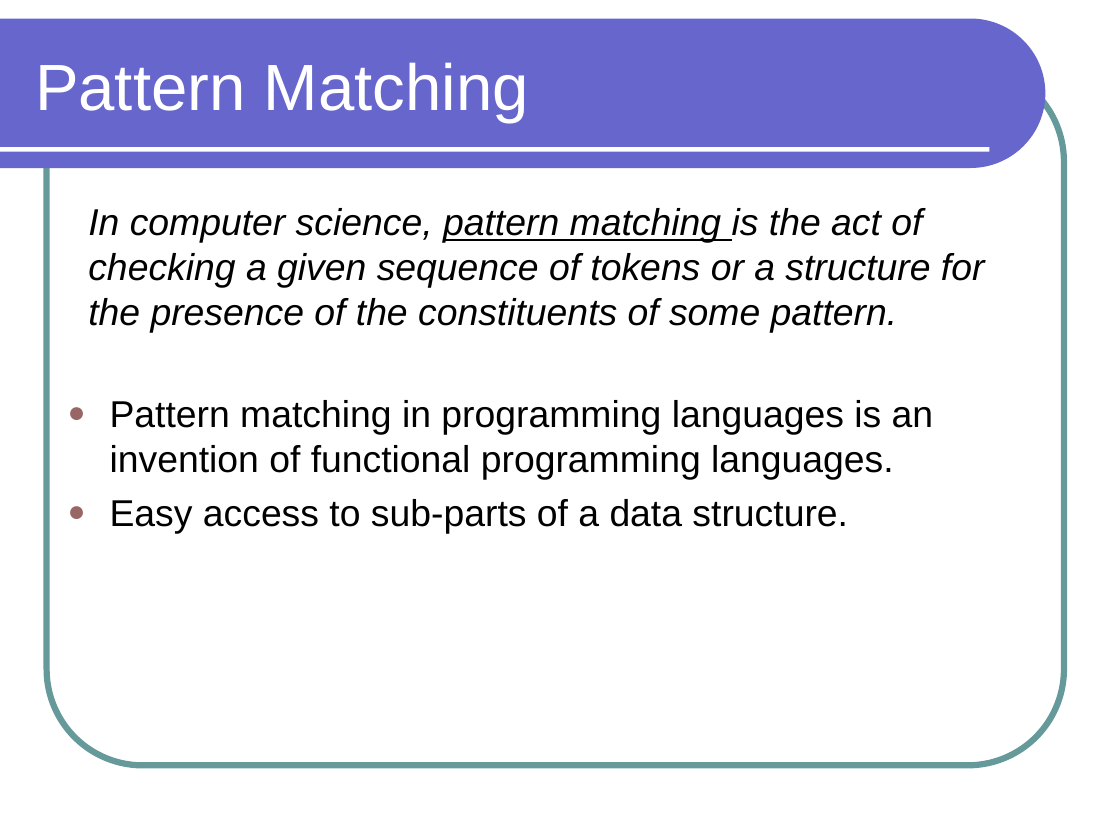
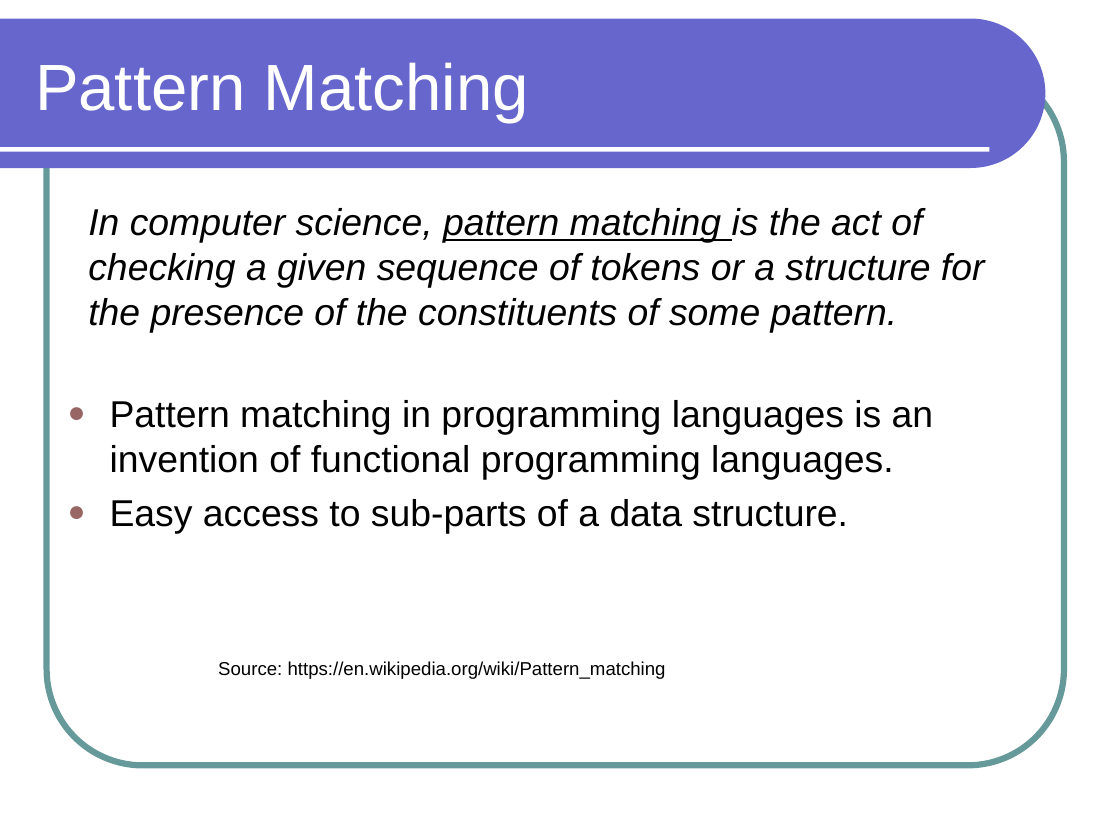
Before and after one commit to lutzhamel/CSC301, a slide deck: slide 2 of notes/csc301-ln013.ppt. Drawn at 1120x840 pixels with LibreOffice and Linux fonts; fonts in the diff are those of the drawing. Boxes give left, top, right and bottom in pixels: in the first picture for what was removed or moved away, otherwise in the second. Text is boxed around its words. In the diff, an @@ line names an element or a change of style, - is before the commit and + after.

```diff
--- a/notes/csc301-ln013.ppt
+++ b/notes/csc301-ln013.ppt
@@ text added at box(218, 661, 666, 679), 12 pt, text #000000 @@
+Source: https://en.wikipedia.org/wiki/Pattern_matching
```
Also in this commit, not shown: 1 other file.
